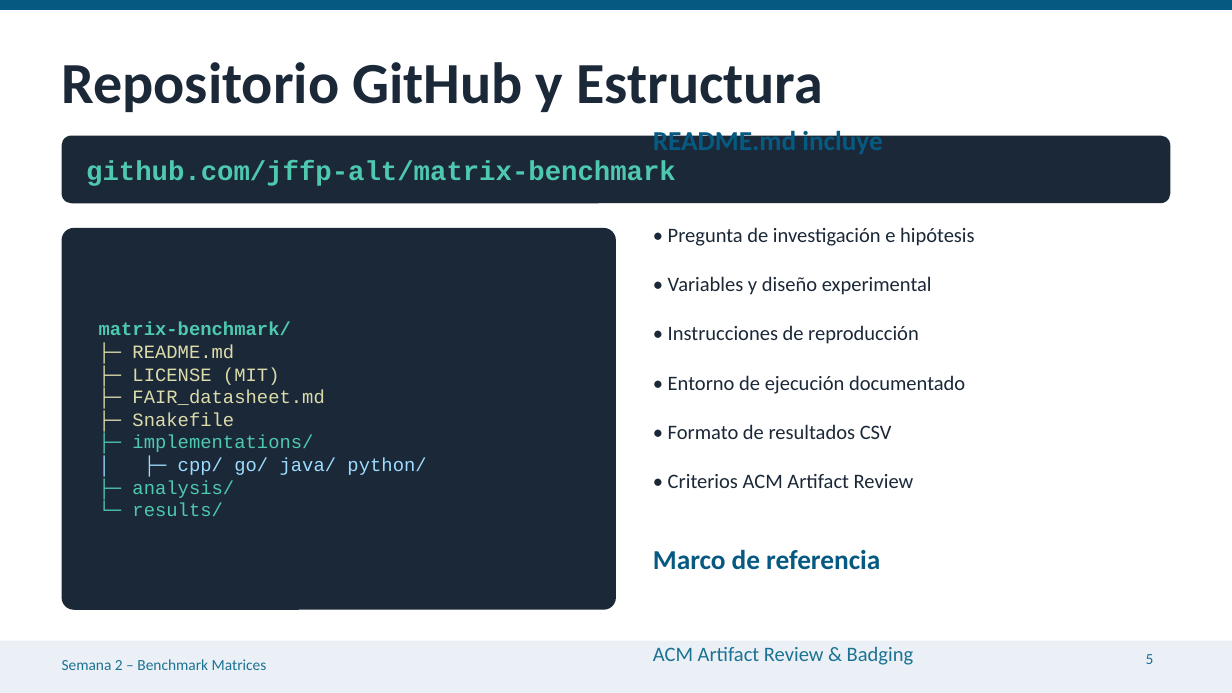
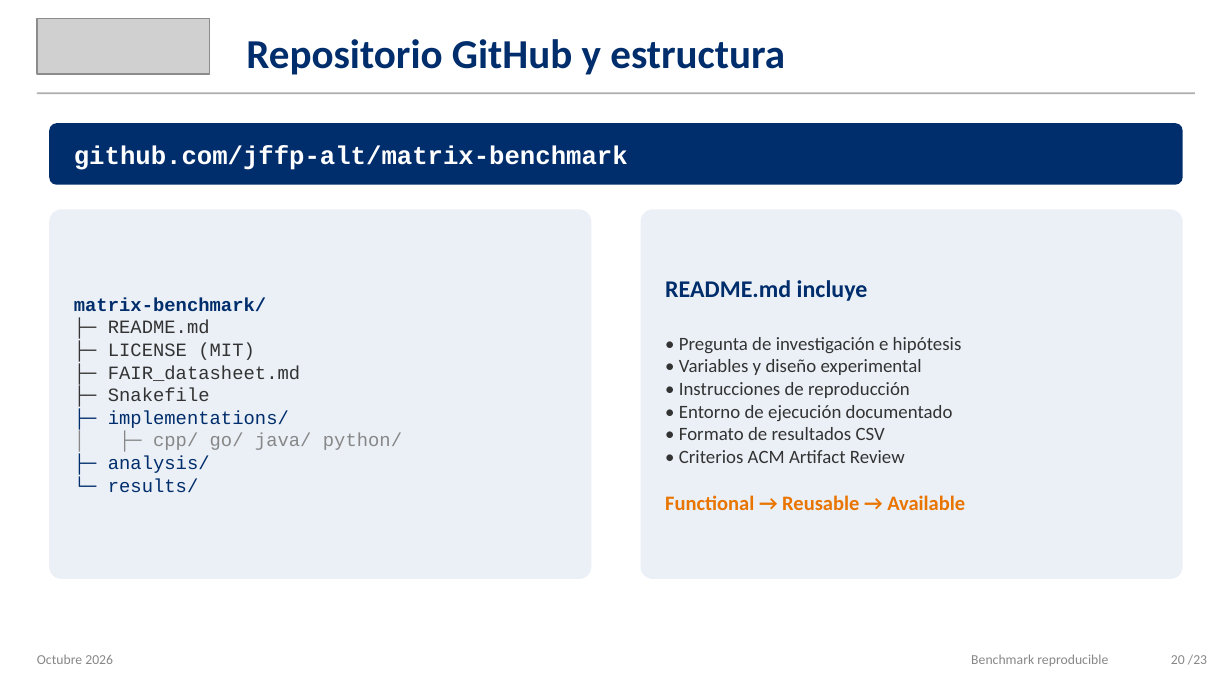
Before and after one commit to jffp-alt/matrix-benchmark, a slide deck: slide 20 of results/Semana2_Benchmark_Matrices.pptx (slide 5 before the commit). Drawn at 1232x693 pixels with LibreOffice and Linux fonts; fonts in the diff are those of the drawing; grey boxes stand for pictures. Boxes give left, top, right and bottom in pixels: in the first picture for what was removed or moved away, otherwise in the second. Text is boxed around its words. In the diff, an @@ line names an element or a change of style, - is before the commit and + after.

```diff
--- a/results/Semana2_Benchmark_Matrices.pptx
+++ b/results/Semana2_Benchmark_Matrices.pptx
@@ picture added at (37,18,209,74) @@
@@ text at (246,39,785,75): text changed; size 34 to 24 pt; text colour #1B2838 to #002D6B @@
-Repositorio GitHub y Estructura
+Repositorio GitHub y estructura
@@ rectangle: place and size @@
-rectangle at (0,0,1232,10)
+rectangle at (37,92,1195,94)
@@ rectangle at (37,92,1195,94): fill #065A82 to #AFAFAF @@
@@ rounded rectangle: place and size @@
-rounded rectangle at (62,136,1170,203)
+rounded rectangle at (49,123,1183,185)
@@ rounded rectangle at (49,123,1183,185): fill #1B2838 to #002D6B; proportions changed @@
@@ text "github.com/jffp-alt/matrix-benchmark": place and size @@
-text "github.com/jffp-alt/matrix-benchmark" at (86,161,676,186)
+text "github.com/jffp-alt/matrix-benchmark" at (74,145,628,170)
@@ text "github.com/jffp-alt/matrix-benchmark" at (74,145,628,170): size 16 to 15 pt, text colour #4EC9B0 to #FFFFFF @@
@@ rounded rectangle: place and size @@
-rounded rectangle at (62,228,616,610)
+rounded rectangle at (49,209,591,579)
@@ rounded rectangle at (49,209,591,579): fill #1B2838 to #EBF0F7; proportions changed @@
@@ rounded rectangle added at (641,209,1183,579), fill #EBF0F7 @@
@@ text "matrix-benchmark/ ├─ README.md ├─ LICENSE ...": place and size @@
-text "matrix-benchmark/ ├─ README.md ├─ LICENSE ..." at (99,322,426,516)
+text "matrix-benchmark/ ├─ README.md ├─ LICENSE ..." at (74,298,402,492)
@@ text "matrix-benchmark/ ├─ README.md ├─ LICENSE ..." at (74,298,402,492): text colour #4EC9B0 to #002D6B in "matrix-benchmark/ ├─ implementations/ ├─ analysis/ └─ result ..."; text colour #DCDCAA to #333333 in "├─ README.md ├─ LICENSE (MIT) ├─ FAIR_datasheet.md ..."; text colour #9CDCFE to #878787 in "│ ├─ cpp/ go/ java/ python/" @@
@@ text at (665,280,965,510): text changed; size 12 to 11 pt; text colour #1B2838 to #333333 @@
-README.md incluye
-• Pregunta de investigación e hipótesis
-• Variables y diseño experimental
-• Instrucciones de reproducción
-• Entorno de ejecución documentado
-• Formato de resultados CSV
-• Criterios ACM Artifact Review
-Marco de referencia
-ACM Artifact Review & Badging
-Functional → Reusable → Available
+README.md incluye
+• Pregunta de investigación e hipótesis
+• Variables y diseño experimental
+• Instrucciones de reproducción
+• Entorno de ejecución documentado
+• Formato de resultados CSV
+• Criterios ACM Artifact Review
+Functional → Reusable → Available
@@ rectangle: place and size @@
-rectangle at (0,641,1232,692)
+rectangle at (0,628,1232,693)
@@ rectangle at (0,628,1232,693): fill #EAF0F6 to #FFFFFF @@
@@ text added at (37,655,113,664), 8 pt, text #878787 @@
+Octubre 2026
@@ text removed at (62,659,267,670) @@
-Semana 2 – Benchmark Matrices
@@ text added at (971,654,1108,666), 8 pt, text #878787 @@
+Benchmark reproducible
@@ page number removed at (1146,654,1154,664) @@
-5
@@ text added at (1171,654,1207,665), 8 pt, text #878787 @@
+20 /23
```
Also in this commit, not shown: 6 other slides changed, 16 slides added, 16 slides removed, 1 other file.
